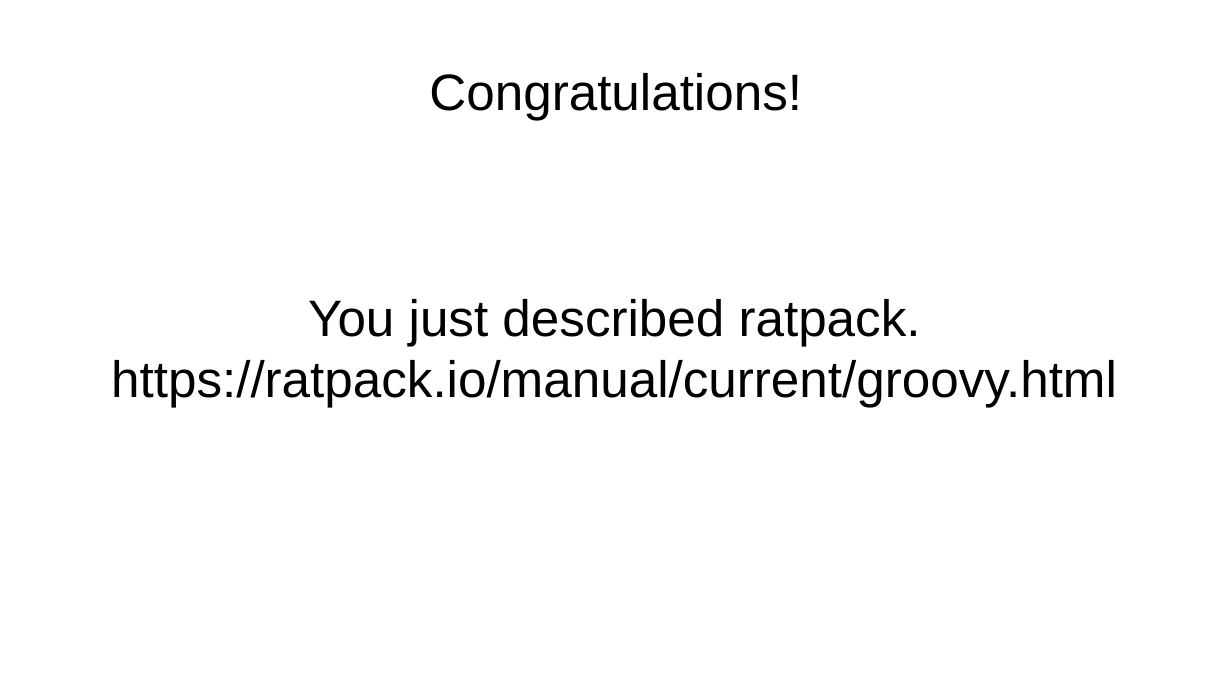
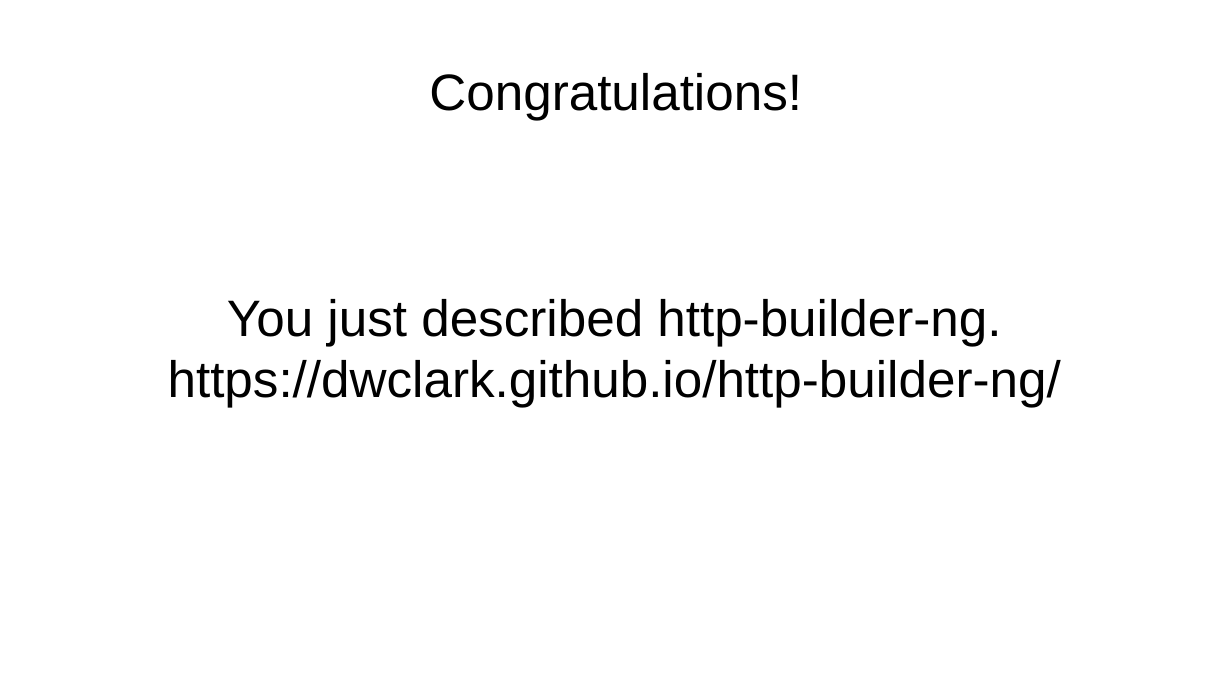
Before and after one commit to dwclark/modern-dsls, a slide deck: slide 14 of presentation.odp. Drawn at 1232x693 pixels with LibreOffice and Linux fonts; fonts in the diff are those of the drawing. Boxes give left, top, right and bottom in pixels: in the first picture for what was removed or moved away, otherwise in the second. Text is boxed around its words. In the diff, an @@ line names an element or a change of style, - is before the commit and + after.

Commit message:
Changed to use http-builder-ng as example.

```diff
--- a/presentation.odp
+++ b/presentation.odp
@@ title at bbox=[168, 299, 1061, 407]: text changed @@
-You just described ratpack.
-https://ratpack.io/manual/current/groovy.html
+You just described http-builder-ng.
+https://dwclark.github.io/http-builder-ng/
```
Also in this commit, not shown: 1 other slide changed, 1 slide added, 1 slide removed, 1 other file.
